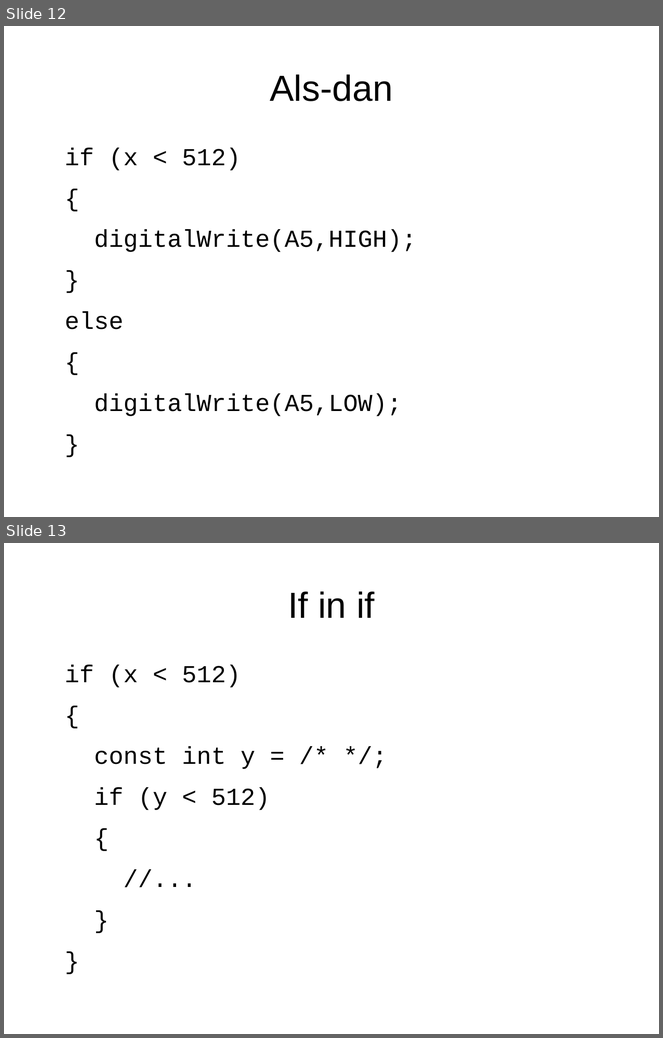
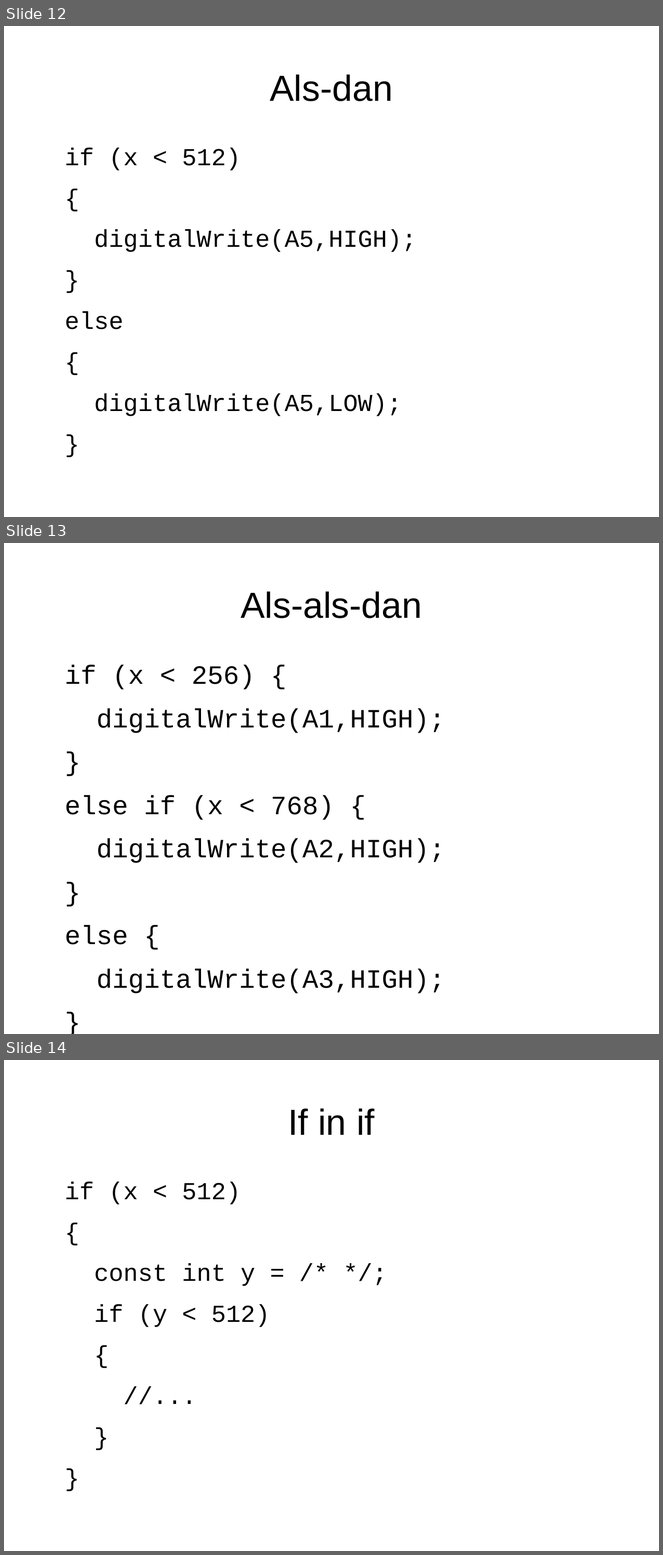
Before and after one commit to djog/arduino_cursus, a slide deck: Raw/If.odp. Shown one above the other, each under a label of ours: slides 12 and 13 before the commit, slides 12, 13 and 14 after it. The pictures are 663x1038 and 663x1555 pixels, drawn with LibreOffice and Linux fonts; fonts in the diff are those of the drawing. Boxes give left, top, right and bottom in pixels: in the first picture for what was removed or moved away, otherwise in the second. Text is boxed around its words. In the diff, an @@ line names an element or a change of style, - is before the commit and + after.

```diff
--- a/Raw/If.odp
+++ b/Raw/If.odp
@@ slide 13 added at (4,543,659,1034), background #FFFFFF @@
@@ title added at (241,591,422,618), 44 pt, text #000000 @@
+Als-als-dan
@@ text added at (65,665,445,994), 32 pt, text #000000 @@
+if (x < 256) {
+digitalWrite(A1,HIGH);
+}
+else if (x < 768) {
+digitalWrite(A2,HIGH);
+}
+else {
+digitalWrite(A3,HIGH);
+}
@@ what was slide 13 is now slide 14 @@
```
Also in this commit, not shown: 2 slides changed, 9 other files.
